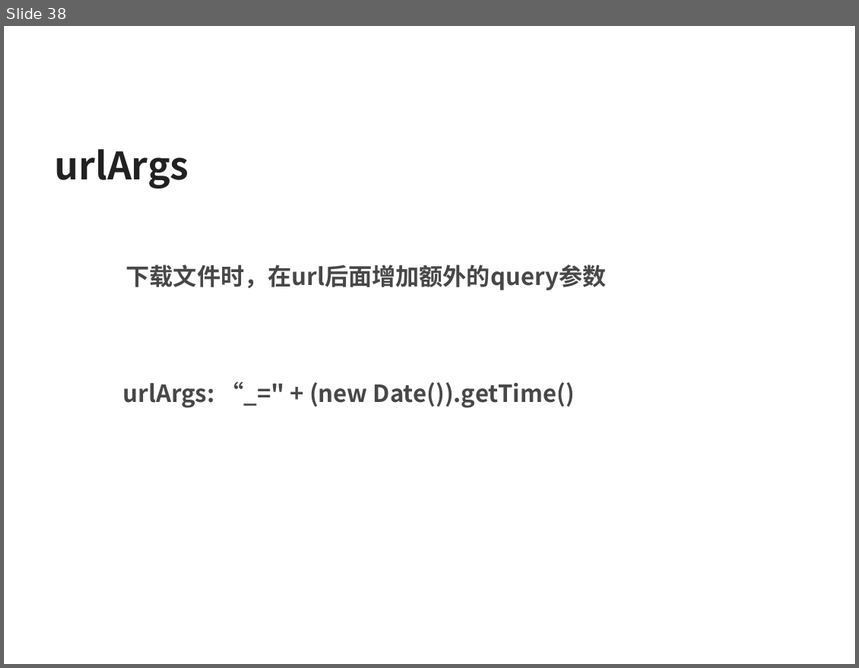
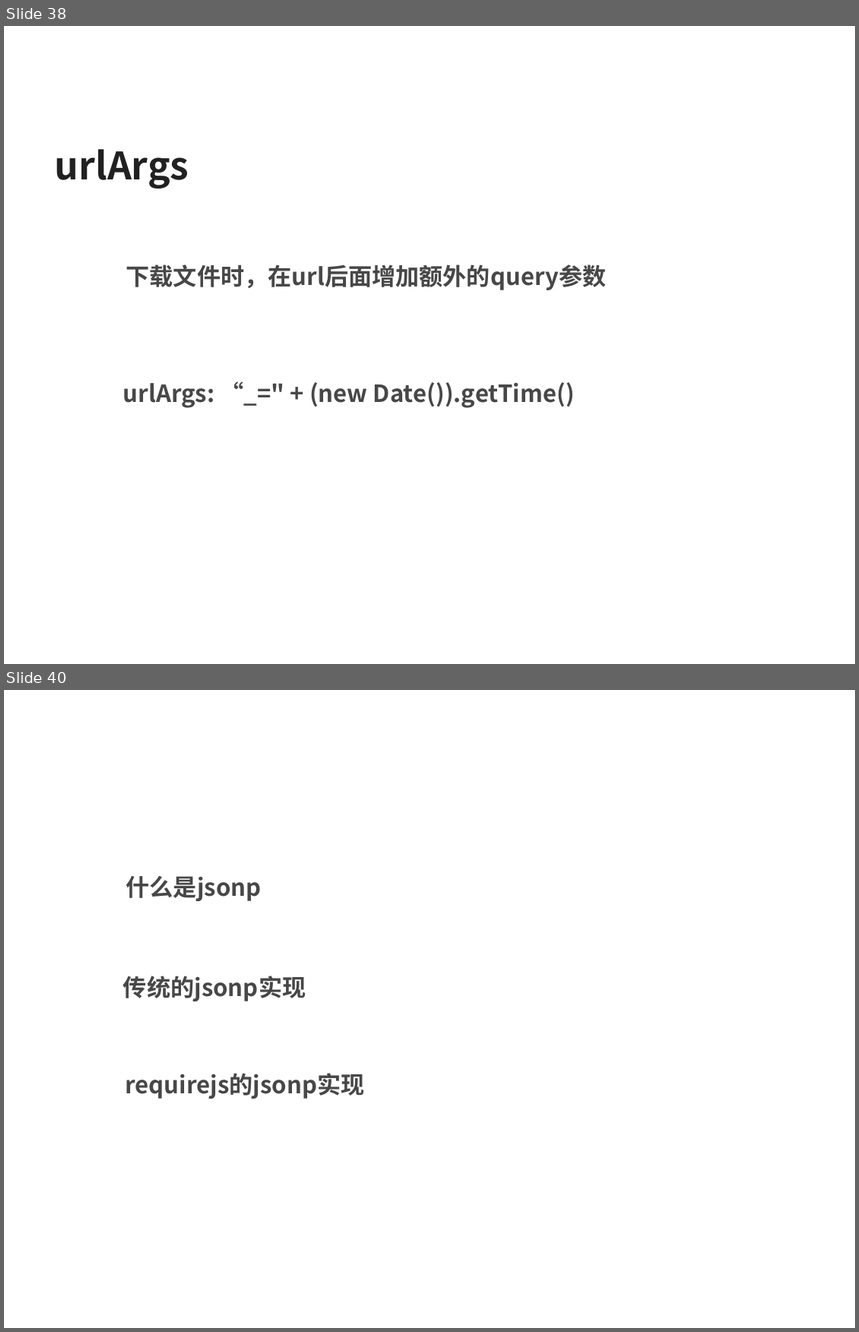
Before and after one commit to silvajs/lecturer, a slide deck: requirejs/doc/requirejs.pptx. Shown one above the other, each under a label of ours: slide 38 before the commit, slides 38 and 40 after it; the slides between them are not shown. The pictures are 859x668 and 859x1332 pixels, drawn with LibreOffice and Linux fonts; fonts in the diff are those of the drawing. Boxes give left, top, right and bottom in pixels: in the first picture for what was removed or moved away, otherwise in the second. Text is boxed around its words. In the diff, an @@ line names an element or a change of style, - is before the commit and + after.

```diff
--- a/requirejs/doc/requirejs.pptx
+++ b/requirejs/doc/requirejs.pptx
@@ slide 40 added at (x1=4, y1=690, x2=855, y2=1328), background #FFFFFF @@
@@ text added at (x1=126, y1=876, x2=262, y2=901), 20 pt, text #474747, bold @@
+  什么是jsonp
@@ text added at (x1=123, y1=976, x2=306, y2=1002), 20 pt, text #474747, bold @@
+  传统的jsonp实现
@@ text added at (x1=126, y1=1073, x2=365, y2=1099), 20 pt, text #474747, bold @@
+  requirejs的jsonp实现
```
Also in this commit, not shown: 1 slide changed, 3 other slides added, 2 other files.
